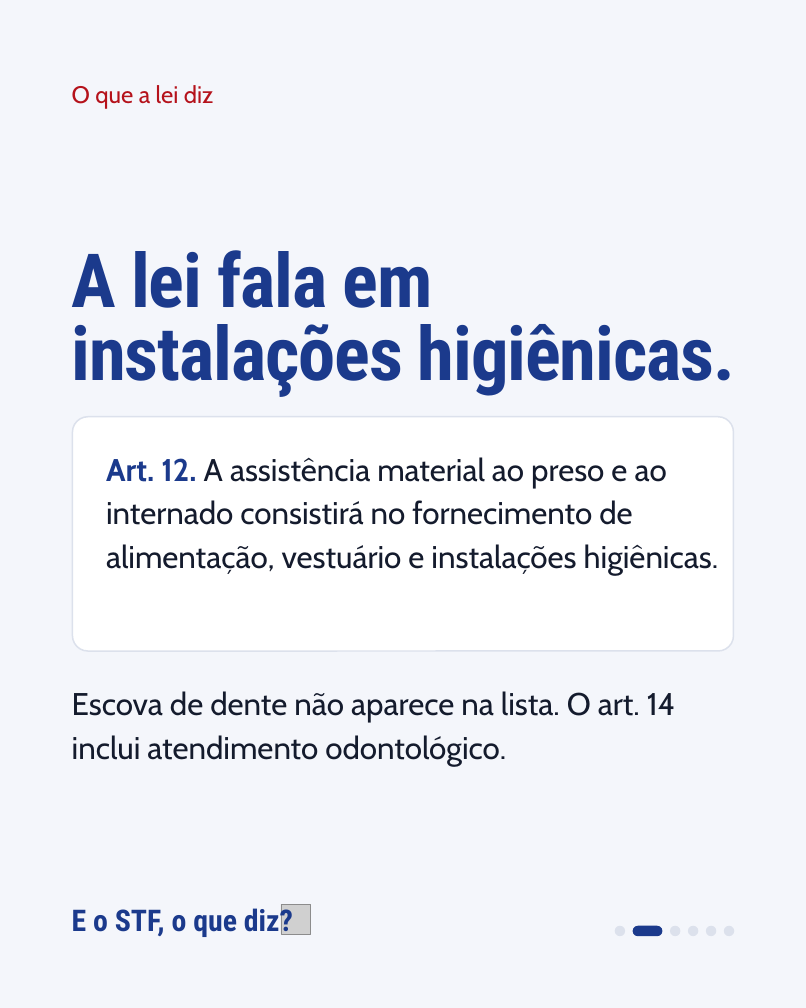
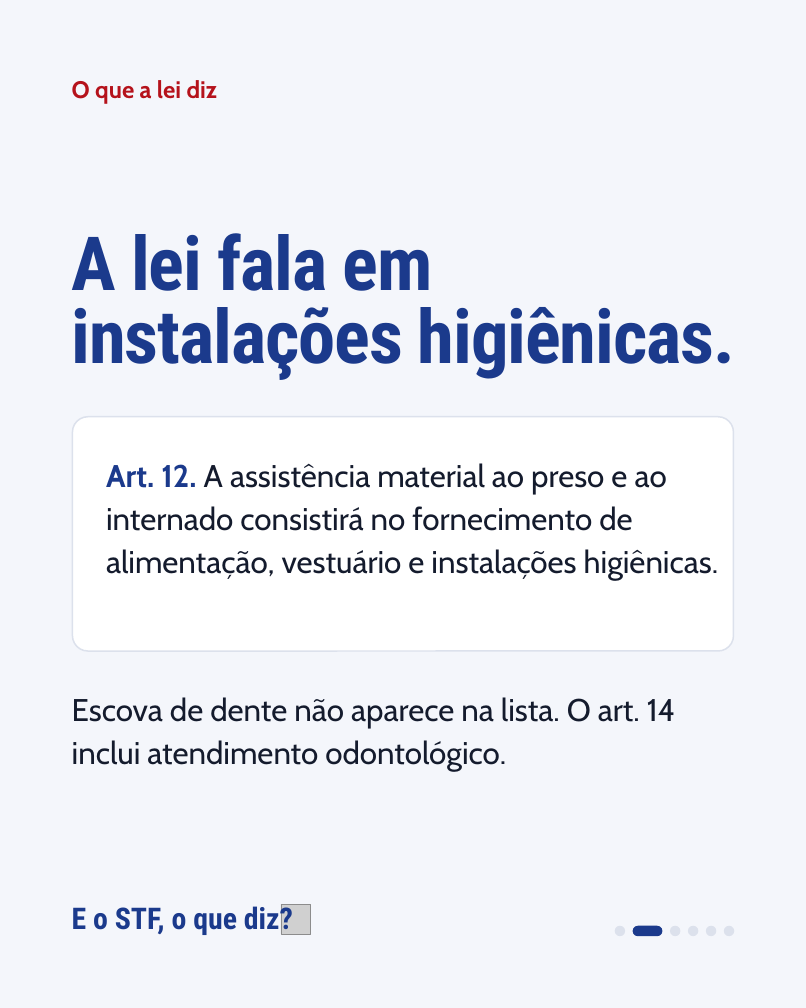
Before and after one commit to GabrielMedici/Efeito-Rebote, a slide deck: slide 2 of entregas/posts/site/kit/editavel/efeito-rebote-sex-16-10.pptx. Drawn at 806x1008 pixels with LibreOffice and Linux fonts; fonts in the diff are those of the drawing; grey boxes stand for pictures. Boxes give left, top, right and bottom in pixels: in the first picture for what was removed or moved away, otherwise in the second. Text is boxed around its words. In the diff, an @@ line names an element or a change of style, - is before the commit and + after.

```diff
--- a/entregas/posts/site/kit/editavel/efeito-rebote-sex-16-10.pptx
+++ b/entregas/posts/site/kit/editavel/efeito-rebote-sex-16-10.pptx
@@ text "O que a lei diz" at [72, 80, 218, 104]: bold on @@
@@ text "A lei fala em instalações ...": place and size @@
-text "A lei fala em instalações ..." at [72, 250, 735, 397]
+text "A lei fala em instalações ..." at [72, 233, 735, 380]
@@ text "Art. 12. A assistência material ...": place and size @@
-text "Art. 12. A assistência material ..." at [106, 457, 718, 575]
+text "Art. 12. A assistência material ..." at [106, 463, 718, 580]
@@ text "Escova de dente não aparece ...": place and size @@
-text "Escova de dente não aparece ..." at [72, 691, 676, 766]
+text "Escova de dente não aparece ..." at [72, 697, 676, 771]
```
Also in this commit, not shown: 5 other slides changed, 18 other files.
